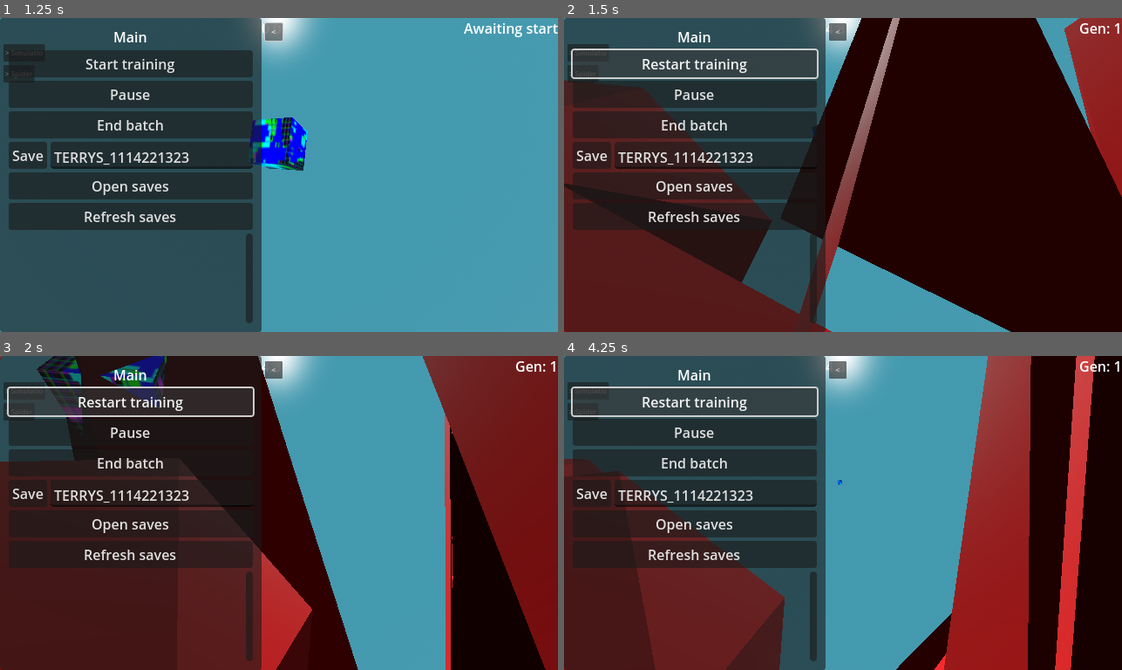
Above: before the commit, frames 1-4 (two rows, left to right).
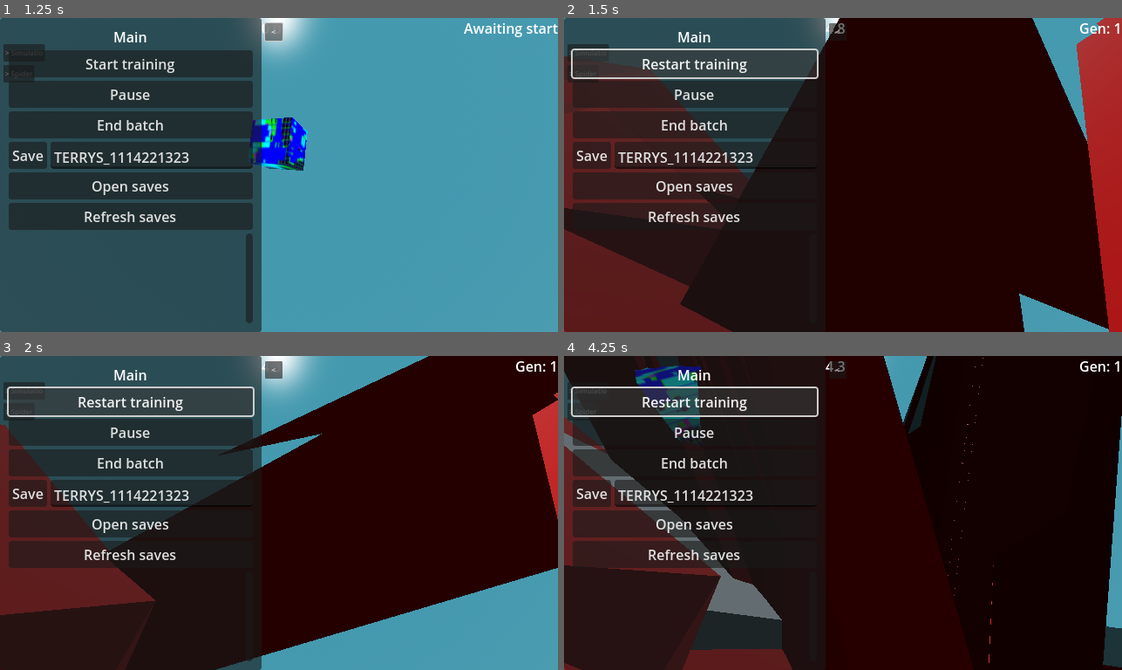
Above: after the commit, the same moments.

Repository: officialErnests/de-ai-ed
Game: Godot game, scene res://scenes/main.tscn
Two runs of this game, one before a commit and one after it. Both use one fixed random seed, a clock stepped at 60 frames per second and the inputs below.
Inputs:
- Up to frame 1 (1.25 s): click "> Main" at 0.5 s
- Up to frame 2 (1.5 s): click "Start training" at 1.25 s
- Up to frame 3 (2 s): no input
- Up to frame 4 (4.25 s): click "Restart training" at 2 s; click "Restart training" at 2.75 s; click "Restart training" at 3.5 s

Frame 1 is identical in both runs. In frame 2, 26% of the frame differs, in the area x 0-100%, y 0-100%; in frame 3, 68%; in frame 4, 77%.
Error in both runs: Attempt to call function 'get_files' in base 'null instance' on a null instance. (res://scripts/spidersss.gd:76)

Commit message:
v0.1.1 hot fixed the height reward

Diff:
--- a/scenes/main.tscn
+++ b/scenes/main.tscn
@@ -390,7 +390,6 @@
 load_button_storage = NodePath("../Camera_setup/NeckOrSmthing/Dron/Floating_cam/Gui/Main/Panel/VBoxContainer/ScrollContainer/VBoxContainer")
 training_time = NodePath("../Camera_setup/NeckOrSmthing/Dron/Floating_cam/Gui/Simulation/Panel/VBoxContainer/Timer/SpinBox")
 timer = NodePath("../Lerning")
-spiders_per_batch = 10
 mutation_range = 0.5
 node_visualiser = NodePath("../Camera_setup/NeckOrSmthing/Dron/Floating_cam/AiNodes")
 generation_count = NodePath("../Camera_setup/NeckOrSmthing/Dron/Floating_cam/GenCount/Label")
--- a/scripts/spiders_skeleton.gd
+++ b/scripts/spiders_skeleton.gd
@@ -19,7 +19,7 @@
 func _physics_process(delta: float) -> void:
 	spider.addVel(delta)
 	if main_bone.global_position.y < pain_pos:
-		agent.points -= - (main_bone.global_position.y - pain_pos) * delta * 2
+		agent.points -= (main_bone.global_position.y - pain_pos) * delta * 2
 		main_body.material_override.albedo_color = Color(1, 0, 0, 1)
 	else:
 		main_body.material_override.albedo_color = Color(1, 1, 1, 1)
